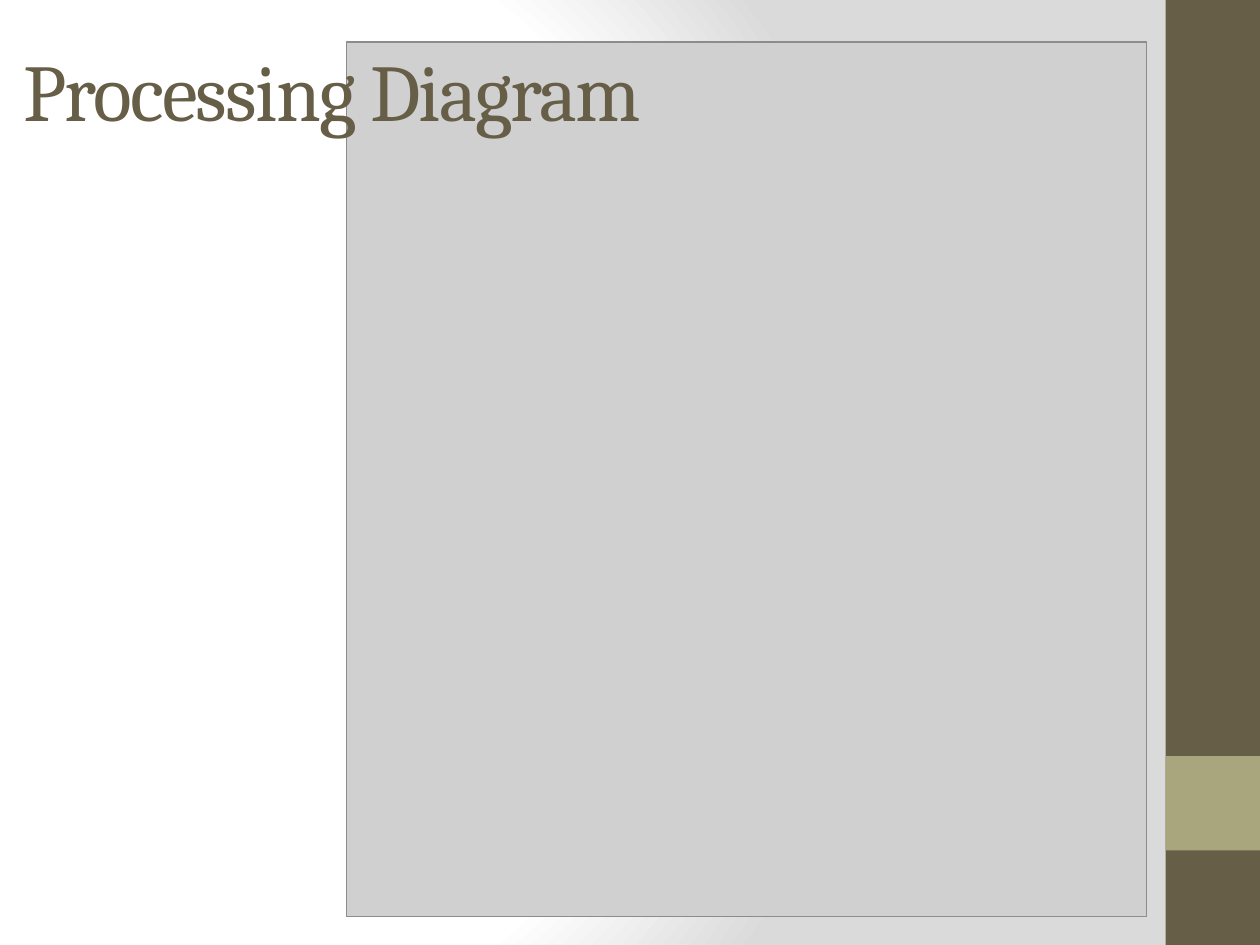
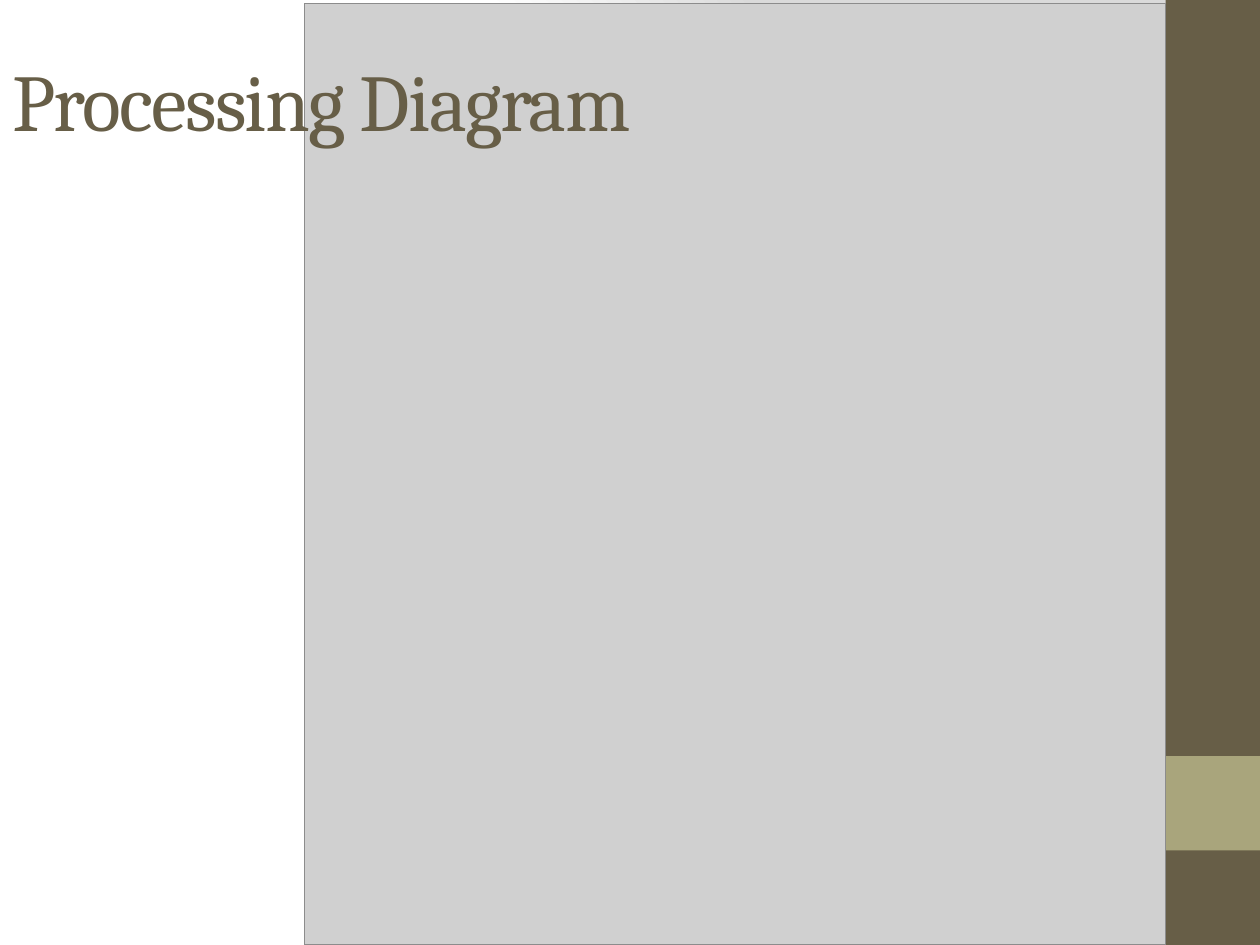
Before and after one commit to kamord/Tugas-SSI-EA, a slide deck: slide 20 of UMK/UMK.pptx (slide 19 before the commit). Drawn at 1260x945 pixels with LibreOffice and Linux fonts; fonts in the diff are those of the drawing; grey boxes stand for pictures. Boxes give left, top, right and bottom in pixels: in the first picture for what was removed or moved away, otherwise in the second. Text is boxed around its words. In the diff, an @@ line names an element or a change of style, - is before the commit and + after.

```diff
--- a/UMK/UMK.pptx
+++ b/UMK/UMK.pptx
@@ title "Processing Diagram" moved from (x1=23, y1=47, x2=641, y2=139) to (x1=13, y1=57, x2=631, y2=149) @@
@@ picture resized from (x1=346, y1=42, x2=1147, y2=916) to (x1=305, y1=4, x2=1166, y2=945) @@
```
Also in this commit, not shown: 5 other slides changed, 3 slides added, 1 slide removed.
